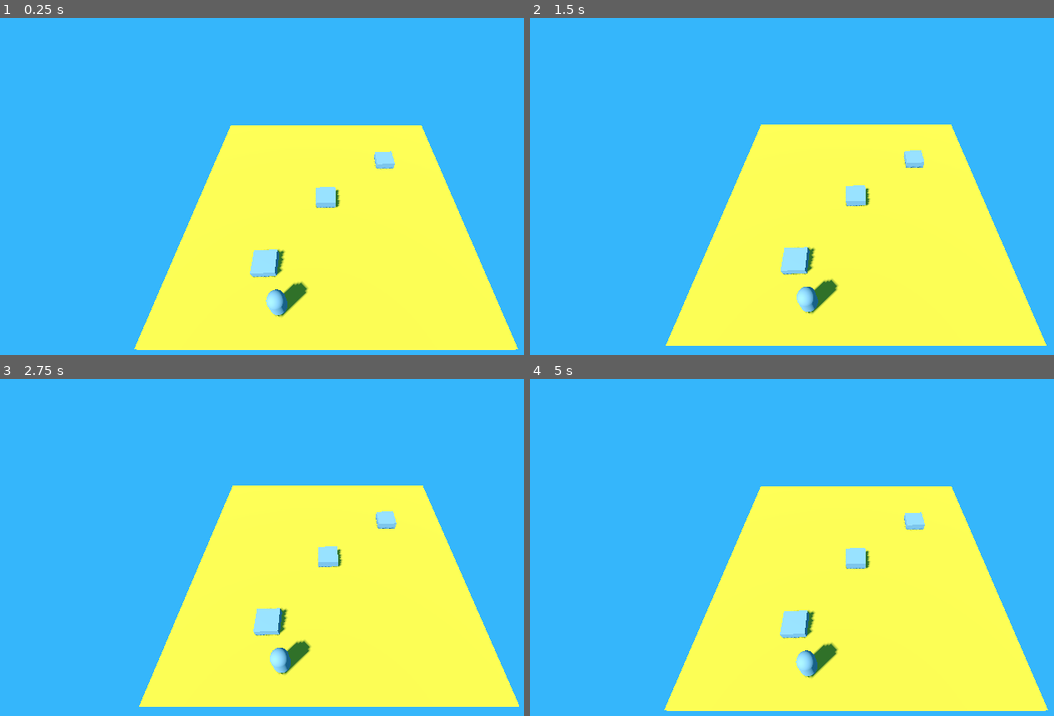
Above: before the commit, frames 1-4 (two rows, left to right).
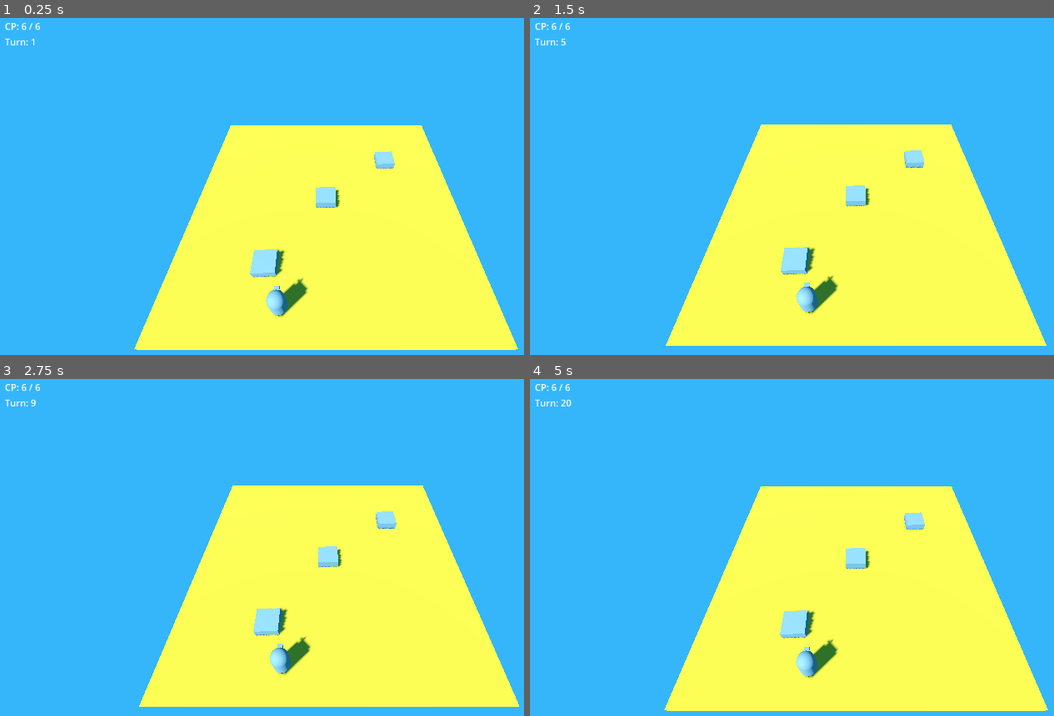
Above: after the commit, the same moments.

Repository: W0nt0nMal0ne/ToWhatRemains
Game: Godot game, scene res://Scenes/maps/test_map.tscn
Two runs of this game, one before a commit and one after it. Both use one fixed random seed, a clock stepped at 60 frames per second and the inputs below.
Inputs (mouse positions are in pixels of both pictures, inside the frame that each line leads up to):
- Up to frame 1 (0.25 s): no input
- Up to frame 2 (1.5 s): tap Enter at 0.5 s; move the mouse to (1001, 176) at 0.52 s; tap Space at 0.6, 0.77, 1.07, 1.25 s; click (1001, 176) at 0.67 s; move the mouse to (723, 213) at 1.27 s; tap S (cam_down) at 1.35 s; click (723, 213) at 1.42 s
- Up to frame 3 (2.75 s): tap Space at 1.52, 1.55, 1.82, 2.3 s; tap Enter at 2 s; move the mouse to (393, 473) at 2.02 s; tap A (cam_left) at 2.1 s; click (393, 473) at 2.17 s
- Up to frame 4 (5 s): tap Space at 2.75, 3.02, 3.05, 3.32, 3.77, 3.8, 4.07, 4.25, 4.35, 4.52, 4.82 s; move the mouse to (823, 631) at 2.77 s; tap D (cam_right) at 2.85 s; click (823, 631) at 2.92 s; tap Enter at 3.5 s; move the mouse to (outside the picture) at 3.52 s; tap W (cam_up) at 3.6 s; click (outside the picture) at 3.67 s; move the mouse to (655, 500) at 4.27 s; click (655, 500) at 4.42 s

The runs differ from the first frame. In frame 1, 0.1% of the frame differs, in the area x 0-58%, y 1-81%; in frame 2, 0.2%; in frame 3, 0.2%; in frame 4, 0.2%.

Commit message:
Day 1.1: Added CP system, turn counter, end turn, and Ui Labels

Diff:
--- /dev/null
+++ b/Desktop/to-what-remains/Scenes/maps/test_map.gd
@@ -0,0 +1,37 @@
+extends Node3D
+
+var selected_unit = null
+
+func _unhandled_input(event):
+	if event is InputEventKey:
+		#space bar ends the turn
+		if event.pressed and event.keycode == KEY_SPACE:
+			GameManager.end_turn()
+			#when turn ends, unit is deselected
+			if selected_unit != null:
+				selected_unit.deselect()
+			print("Player ended turn")
+
+
+
+	#when the right click is triggered
+	if event is InputEventMouseButton:
+		if event.pressed and event.button_index == MOUSE_BUTTON_RIGHT:
+			var camera = $CameraRig/Camera3D
+			#knowing where all the coll shapes are for raycast
+			var space_state = get_world_3d().direct_space_state
+			#to know where mouse curosr in on screen
+			var mouse_pos = get_viewport().get_mouse_position()
+
+			#where ray starts
+			var ray_origin = camera.project_ray_origin(mouse_pos)
+			#where ray ends, 1000 units forward, can change
+			var ray_end = ray_origin + camera.project_ray_normal(mouse_pos) * 1000
+
+			#packages for Godot to understand physics
+			var query = PhysicsRayQueryParameters3D.create(ray_origin, ray_end)
+			#where raycast hits
+			var result = space_state.intersect_ray(query)
+
+			if result and selected_unit != null:
+				selected_unit.move_to(result.position)
--- a/Desktop/to-what-remains/Scenes/maps/test_map.tscn
+++ b/Desktop/to-what-remains/Scenes/maps/test_map.tscn
@@ -1,7 +1,9 @@
 [gd_scene format=3 uid="uid://bntmnxx01y0nc"]
 
+[ext_resource type="Script" uid="uid://c323obyviikjy" path="res://Scenes/maps/test_map.gd" id="1_3x14o"]
 [ext_resource type="Script" uid="uid://bgaxjefg4ib61" path="res://Scenes/maps/camera_rig.gd" id="1_jeks0"]
 [ext_resource type="PackedScene" uid="uid://cw2b1anpqcxjs" path="res://units/unit.tscn" id="2_yiw8y"]
+[ext_resource type="Script" uid="uid://68n8ybqh7njy" path="res://Scenes/maps/ui.gd" id="4_vd8et"]
 
 [sub_resource type="StandardMaterial3D" id="StandardMaterial3D_00xwk"]
 albedo_color = Color(0.9269673, 0.6311263, 0.16925034, 1)
@@ -11,6 +13,7 @@
 background_color = Color(0.20619842, 0.7134814, 0.98288125, 1)
 
 [node name="TestMap" type="Node3D" unique_id=776305210]
+script = ExtResource("1_3x14o")
 
 [node name="CSGBox3D" type="CSGBox3D" parent="." unique_id=765730101]
 use_collision = true
@@ -32,15 +35,36 @@
 
 [node name="cover_1" type="CSGBox3D" parent="." unique_id=1938941761]
 transform = Transform3D(0.9992962, -0.034073632, 0.015685791, 0.034851667, 0.9980212, -0.05233596, -0.013871476, 0.052845802, 0.9985063, 0, 0, 0)
+use_collision = true
 size = Vector3(1.5, 1.5, 1.5)
 
 [node name="cover_2" type="CSGBox3D" parent="." unique_id=45641982]
 transform = Transform3D(0.9992962, -0.034073632, 0.015685791, 0.034851667, 0.9980212, -0.05233596, -0.013871476, 0.052845802, 0.9985063, -3.8362699, 0, 5.3839893)
+use_collision = true
 size = Vector3(1.5, 1.5, 1.5)
 
 [node name="cover_3" type="CSGBox3D" parent="." unique_id=1920369167]
 transform = Transform3D(0.9992962, -0.034073632, 0.015685791, 0.034851667, 0.9980212, -0.05233596, -0.013871476, 0.052845802, 0.9985063, 5.1435575, 0, -4.2406178)
+use_collision = true
 size = Vector3(1.5, 1.5, 1.5)
 
 [node name="Unit" parent="." unique_id=1471769610 instance=ExtResource("2_yiw8y")]
 transform = Transform3D(1, 0, 0, 0, 1, 0, 0, 0, 1, -2.6498253, 0.10000038, 7.9806294)
+move_range = 10.0
+
+[node name="UI" type="CanvasLayer" parent="." unique_id=1592029375]
+script = ExtResource("4_vd8et")
+
+[node name="VBoxContainer" type="VBoxContainer" parent="UI" unique_id=774287025]
+offset_left = 20.0
+offset_top = 20.0
+offset_right = 60.0
+offset_bottom = 60.0
+
+[node name="CPLabel" type="Label" parent="UI/VBoxContainer" unique_id=249541133]
+unique_name_in_owner = true
+layout_mode = 2
+
+[node name="TurnLabel" type="Label" parent="UI/VBoxContainer" unique_id=771924736]
+unique_name_in_owner = true
+layout_mode = 2
--- /dev/null
+++ b/Desktop/to-what-remains/Scenes/maps/ui.gd
@@ -0,0 +1,8 @@
+extends CanvasLayer
+
+
+
+
+func _process(delta):
+	%CPLabel.text = "CP: " + str(GameManager.current_cp) + " / " + str(GameManager.max_cp)
+	%TurnLabel.text = "Turn: " + str(GameManager.current_turn)
--- a/Desktop/to-what-remains/project.godot
+++ b/Desktop/to-what-remains/project.godot
@@ -18,6 +18,10 @@
 run/main_scene="uid://bntmnxx01y0nc"
 config/features=PackedStringArray("4.6", "Forward Plus")
 config/icon="res://icon.svg"
+
+[autoload]
+
+GameManager="*uid://cftb1ui1xb4ap"
 
 [input]
 
--- /dev/null
+++ b/Desktop/to-what-remains/scripts/GameManager.gd
@@ -0,0 +1,30 @@
+extends Node
+
+#Command Points
+@export var max_cp = 6
+var current_cp = 6
+
+#turn tracking
+var current_turn = 1
+var is_player_turn = true
+
+func _ready():
+	print("Turn " + str(current_turn) + " - Player CP: " + str(current_cp))
+
+func spend_cp(amount:int) -> bool:
+#if have enough CP sub it and return true
+	if current_cp >= amount:
+		current_cp -= amount
+		print("CP spent. Remaining: " + str(current_cp))
+		return true
+#if not enough, return false
+	else:
+		print("Not enough CP")
+		return false
+
+#refills CP back to max, increase turn, flip to enemy turn
+func end_turn():
+	current_cp = max_cp
+	current_turn += 1
+	is_player_turn = false
+	print("Turn " + str(current_turn) + " - Enemy Turn")
--- a/Desktop/to-what-remains/units/unit.gd
+++ b/Desktop/to-what-remains/units/unit.gd
@@ -7,19 +7,26 @@
 @export var move_range = 6.0
 
 var is_selected = false
+var is_moving = false
+var target_position_3d = Vector3.ZERO
+const MOVE_SPEED = 5.0
 
 func _ready():
 	print(unit_name + " is ready. HP: " + str(current_hp))
 	Input.set_mouse_mode(Input.MOUSE_MODE_VISIBLE)
 
 func select():
-	is_selected = true
-	%SelectionRing.visible = true
+	if GameManager.spend_cp(1):
+		is_selected = true
+		%SelectionRing.visible = true
+		print(unit_name + " selected")
+	#to let you know if unit is selected
+		get_parent().selected_unit = self
 
 func deselect():
 	is_selected = false
 	%SelectionRing.visible = false
-
+	get_parent().selected_unit = null
 
 func _on_hitbox_input_event(camera, event, event_position, normal, shape_idx):
 	if event is InputEventMouseButton:
@@ -29,3 +36,36 @@
 				deselect()
 			else:
 				select()
+
+func move_to(target_position: Vector3):
+	#distance from current pos to target pos
+	var distance = global_position.distance_to(target_position)
+	if distance <= move_range:
+		target_position_3d = target_position
+		target_position_3d.y = global_position.y
+		is_moving = true
+		print(unit_name + " moving to " + str(target_position))
+	else:
+		print(unit_name + " target out of range")
+
+func _physics_process(delta):
+	if is_moving:
+		#calc which dir to move, normalize keeps dir but sets length to 1 so speed stays consistent
+		var direction = (target_position_3d - global_position).normalized()
+		#checking how far the destination is
+		var distance = global_position.distance_to(target_position_3d)
+
+		#keep moving if more than .2 units away
+		if distance > 0.2:
+			velocity = direction * MOVE_SPEED
+			move_and_slide()
+
+			#face the dir of movement
+			var look_target = global_position + direction
+			look_at(look_target, Vector3.UP)
+		#if less than .2 units, stop
+		else:
+			velocity = Vector3.ZERO
+			global_position = target_position_3d
+			is_moving = false
+			print(unit_name + " arrived")
--- a/Desktop/to-what-remains/units/unit.tscn
+++ b/Desktop/to-what-remains/units/unit.tscn
@@ -7,6 +7,8 @@
 [sub_resource type="CapsuleShape3D" id="CapsuleShape3D_xx66i"]
 
 [sub_resource type="CapsuleShape3D" id="CapsuleShape3D_2atv2"]
+
+[sub_resource type="BoxMesh" id="BoxMesh_2atv2"]
 
 [node name="Unit" type="CharacterBody3D" unique_id=1471769610]
 script = ExtResource("1_2atv2")
@@ -32,4 +34,8 @@
 transform = Transform3D(1, 0, 0, 0, 1, 0, 0, 0, 1, 0, 1, 0)
 shape = SubResource("CapsuleShape3D_2atv2")
 
+[node name="MeshInstance3D2" type="MeshInstance3D" parent="." unique_id=1981288164]
+transform = Transform3D(0.29460222, 0, 0, 0, 0.115938835, 0, 0, 0, 0.29460222, 0, 1.674, -0.5107198)
+mesh = SubResource("BoxMesh_2atv2")
+
 [connection signal="input_event" from="Hitbox" to="." method="_on_hitbox_input_event"]
Not shown, added: Desktop/to-what-remains/Scenes/maps/test_map.gd.uid
Not shown, added: Desktop/to-what-remains/Scenes/maps/ui.gd.uid
Not shown, added: Desktop/to-what-remains/scripts/GameManager.gd.uid
